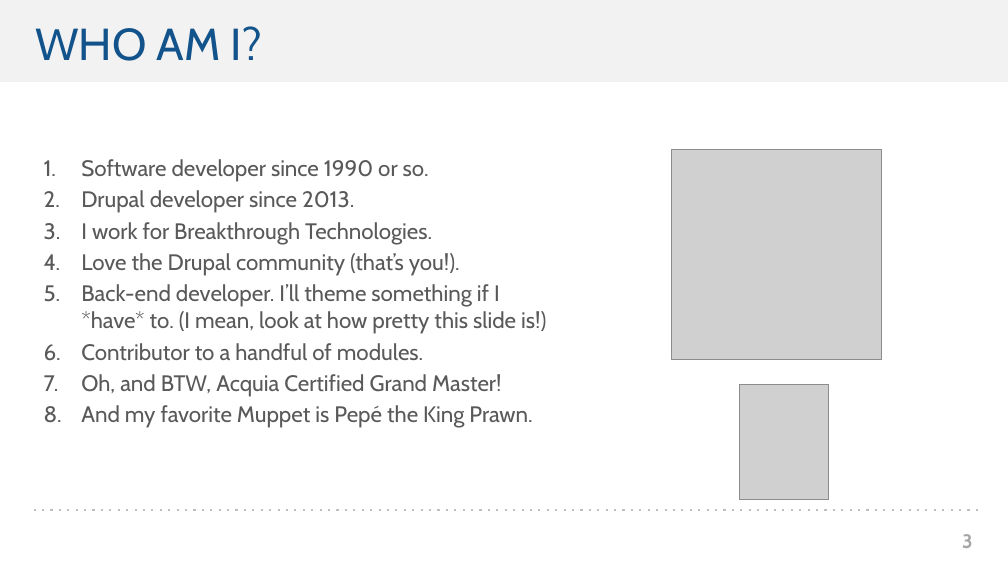
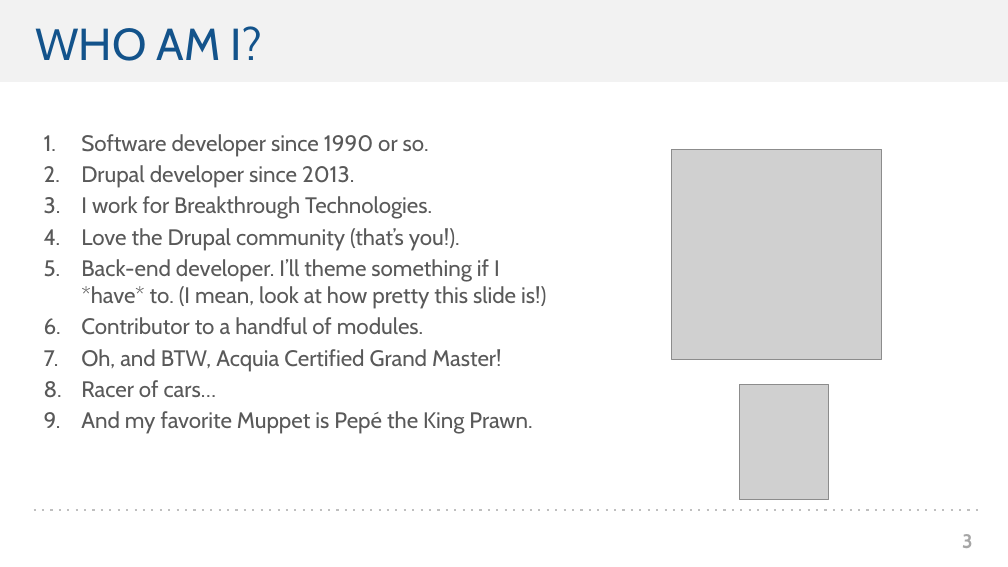
Before and after one commit to jonathanfranks/d8migrate, a slide deck: slide 3 of Drupal Camp D8 Migrate Presentation_v3.pptx. Drawn at 1008x567 pixels with LibreOffice and Linux fonts; fonts in the diff are those of the drawing; grey boxes stand for pictures; background and template pictures are left out. Boxes give left, top, right and bottom in pixels: in the first picture for what was removed or moved away, otherwise in the second. Text is boxed around its words. In the diff, an @@ line names an element or a change of style, - is before the commit and + after.

```diff
--- a/Drupal Camp D8 Migrate Presentation_v3.pptx
+++ b/Drupal Camp D8 Migrate Presentation_v3.pptx
@@ text "Software developer since 1990 or ..." moved from (x1=81, y1=159, x2=546, y2=428) to (x1=81, y1=134, x2=546, y2=434) @@
@@ text at (x1=81, y1=380, x2=217, y2=397): paragraph added @@
+8. Racer of cars…
```
Also in this commit, not shown: 1 other slide changed.
